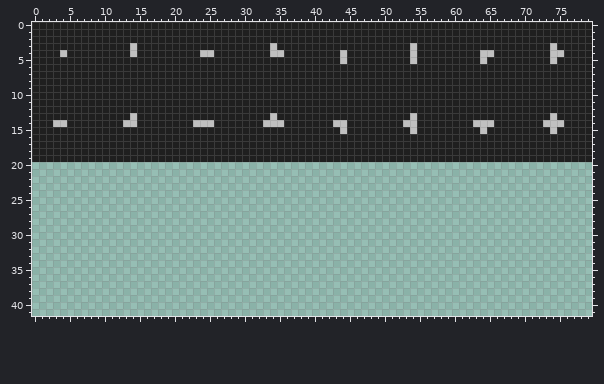
File history of a sprite sheet, Assets/Sprites/tileset2.png. Above: the version before the commit.
The file is 80x80 pixels. Shown: x 0..79, y 0..41.
Once edited:
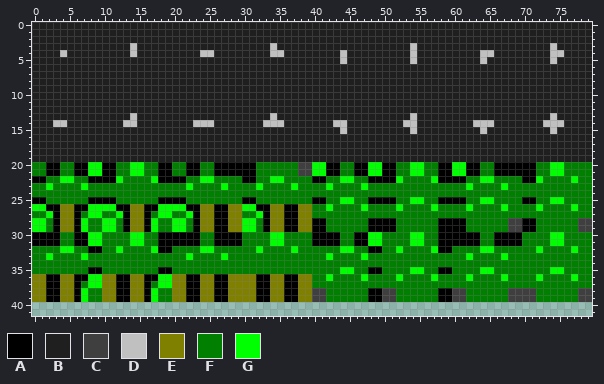
Palette (. is transparent): A #000000  B #1f1f1f  C #3f3f3f  D #c0c0c0  E #7f7f00  F #007f00  G #00ff00
From old to new:
{"y":20,"x":0,"old":"................................................................................","new":"FFAAFFAAGGAAFFGGFFAAFFAAFFAAAAAAFFFFFFCCGGAAFFAAGGAAFFGGFFAAGGAAFFAAAAAAFFGGFFFF"}
{"y":21,"x":0,"old":"................................................................................","new":"FFAAFFAAGGAAFFGGFFAAFFAAFFAAAAAAFFFFFFCCGGAAFFAAGGAAFFGGFFAAGGAAFFAAAAAAFFGGFFFF"}
{"y":22,"x":0,"old":"................................................................................","new":"AAFFGGFFAAAAGFFFFGAAAAFFGGFFFFAAFFGGFFFFAAFFGGFFAAAAGFFFFGAAAAFFGGFFFFAAGFFFFGFF"}
{"y":23,"x":0,"old":"................................................................................","new":"FFGFFFFGFFFFFFFFFFFFFFGFFFFGFFFFGFFFFGFFFFGFFFFGFFFFFFFFFFFFFFGFFFFGFFFFFFFFFFFF"}
{"y":24,"x":0,"old":"................................................................................","new":"FFFFFFFFFFFFFFFFFFFFFFFFFFFFFFFFFFFFFFFFFFFFFFFFFFFFFFFFFFFFFFFFFFFFFFFFFFFFFFFF"}
{"y":25,"x":0,"old":"................................................................................","new":"AAFFFFFFAAAAFFFFFFAAAAFFFFFFFFAAFFFFFFFFAAFFGGFFAAAAFFGGFFAAAAFFGGFFFFAAFFGGFFFF"}
{"y":26,"x":0,"old":"................................................................................","new":"GGAAEEAAGGGGAAEEAAGGGGAAEEAAEEGGAAEEAAEEFFGFFFFGFFFFGFFFFGFFFFGFFFFGFFFFGFFFFGFF"}
{"y":27,"x":0,"old":"................................................................................","new":"FFGAEEAFGGFFGAEEAFGGFFGAEEAAEEFFGAEEAAEEFFFFFFFFFFFFFFFFFFFFFFFFFFFFFFFFFFFFFFFF"}
{"y":28,"x":0,"old":"................................................................................","new":"GGFAEEAGFFGGFAEEAGFFGGFAEEAAEEGGFAEEAAEEAAFFFFFFAAAAFFFFFFAAAAFFFFFFCCAAFFFFFFCC"}
{"y":29,"x":0,"old":"................................................................................","new":"GGFAEEAGFFGGFAEEAGFFGGFAEEAAEEGGFAEEAAEEAAFFFFFFAAAAFFFFFFAAAAFFFFFFCCAAFFFFFFCC"}
{"y":30,"x":0,"old":"................................................................................","new":"AAAAFFAAGGFFFFGGFFAAAAAAFFAAAAFFFFGGFFFFAAAAFFAAGGFFFFGGFFAAAAAAFFAAAAFFFFGGFFFF"}
{"y":31,"x":0,"old":"................................................................................","new":"AAAAFFAAGGFFFFGGFFAAAAAAFFAAAAFFFFGGFFFFAAAAFFAAGGFFFFGGFFAAAAAAFFAAAAFFFFGGFFFF"}
{"y":32,"x":0,"old":"................................................................................","new":"FFFFGGFFAAFFGFFFFGAAFFFFGGFFFFFFGFFFFGFFFFFFGGFFAAFFGFFFFGAAFFFFGGFFFFFFGFFFFGFF"}
{"y":33,"x":0,"old":"................................................................................","new":"FFGFFFFGFFFFFFFFFFFFFFGFFFFGFFFFFFFFFFFFFFGFFFFGFFFFFFFFFFFFFFGFFFFGFFFFFFFFFFFF"}
{"y":34,"x":0,"old":"................................................................................","new":"FFFFFFFFFFFFFFFFFFFFFFFFFFFFFFFFFFFFFFFFFFFFFFFFFFFFFFFFFFFFFFFFFFFFFFFFFFFFFFFF"}
{"y":35,"x":0,"old":"................................................................................","new":"FFFFFFFFAAFFFFFFFFAAFFFFFFFFFFFFFFFFFFFFFFFFGGFFAAFFFFGGFFAAFFFFGGFFFFFFFFGGFFFF"}
{"y":36,"x":0,"old":"................................................................................","new":"EEAAEEAAGGEEAAEEAAGGEEAAEEAAEEEEAAEEAAEEFFGFFFFGFFFFGFFFFGFFFFGFFFFGFFFFGFFFFGFF"}
{"y":37,"x":0,"old":"................................................................................","new":"EEAAEEAFGGEEAAEEAFGGEEAAEEAAEEEEAAEEAAEEFFFFFFFFFFFFFFFFFFFFFFFFFFFFFFFFFFFFFFFF"}
{"y":38,"x":0,"old":"................................................................................","new":"EEAAEEAGFFEEAAEEAGFFEEAAEEAAEEEEAAEEAAEECCFFFFFFAACCFFFFFFAACCFFFFFFCCCCFFFFFFCC"}
{"y":39,"x":0,"old":"................................................................................","new":"EEAAEEAGFFEEAAEEAGFFEEAAEEAAEEEEAAEEAAEECCFFFFFFAACCFFFFFFAACCFFFFFFCCCCFFFFFFCC"}
